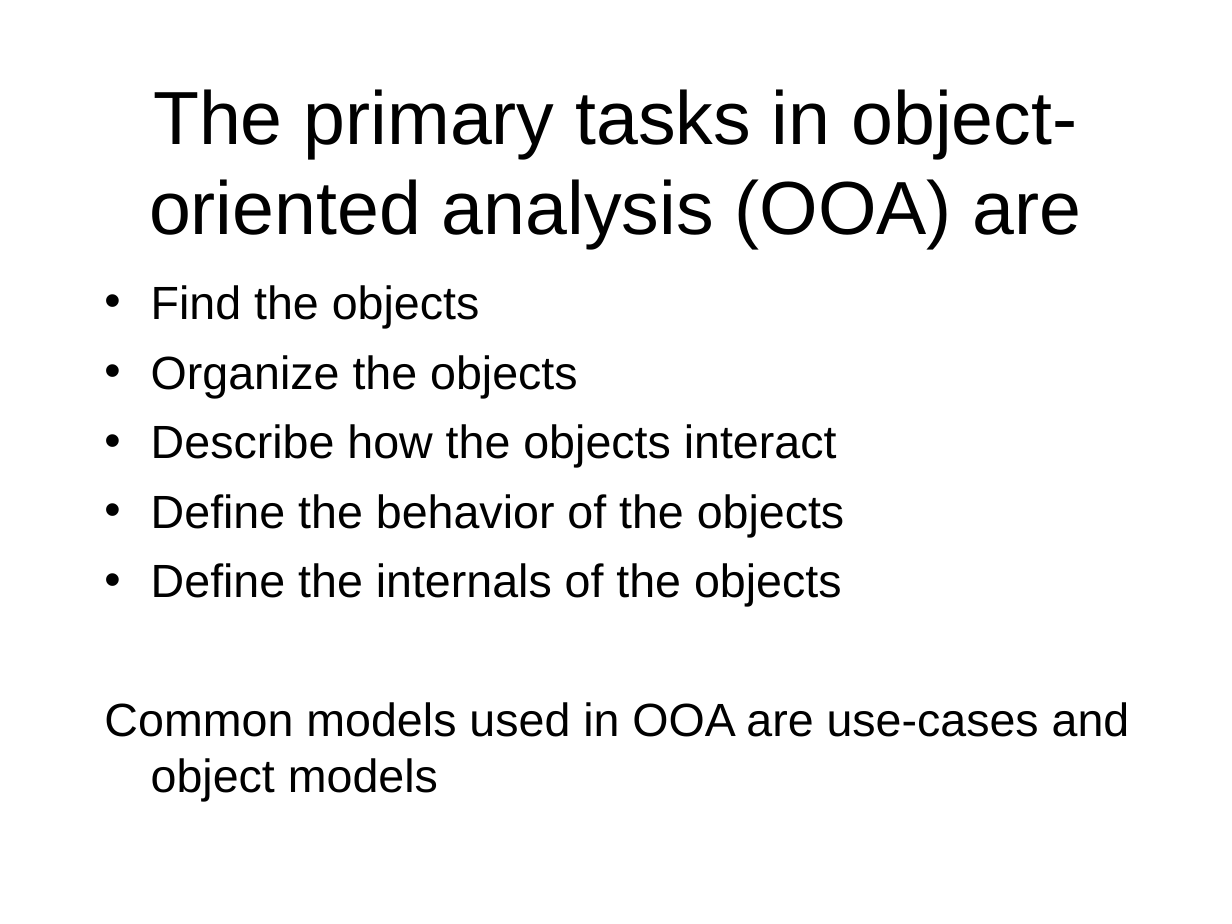
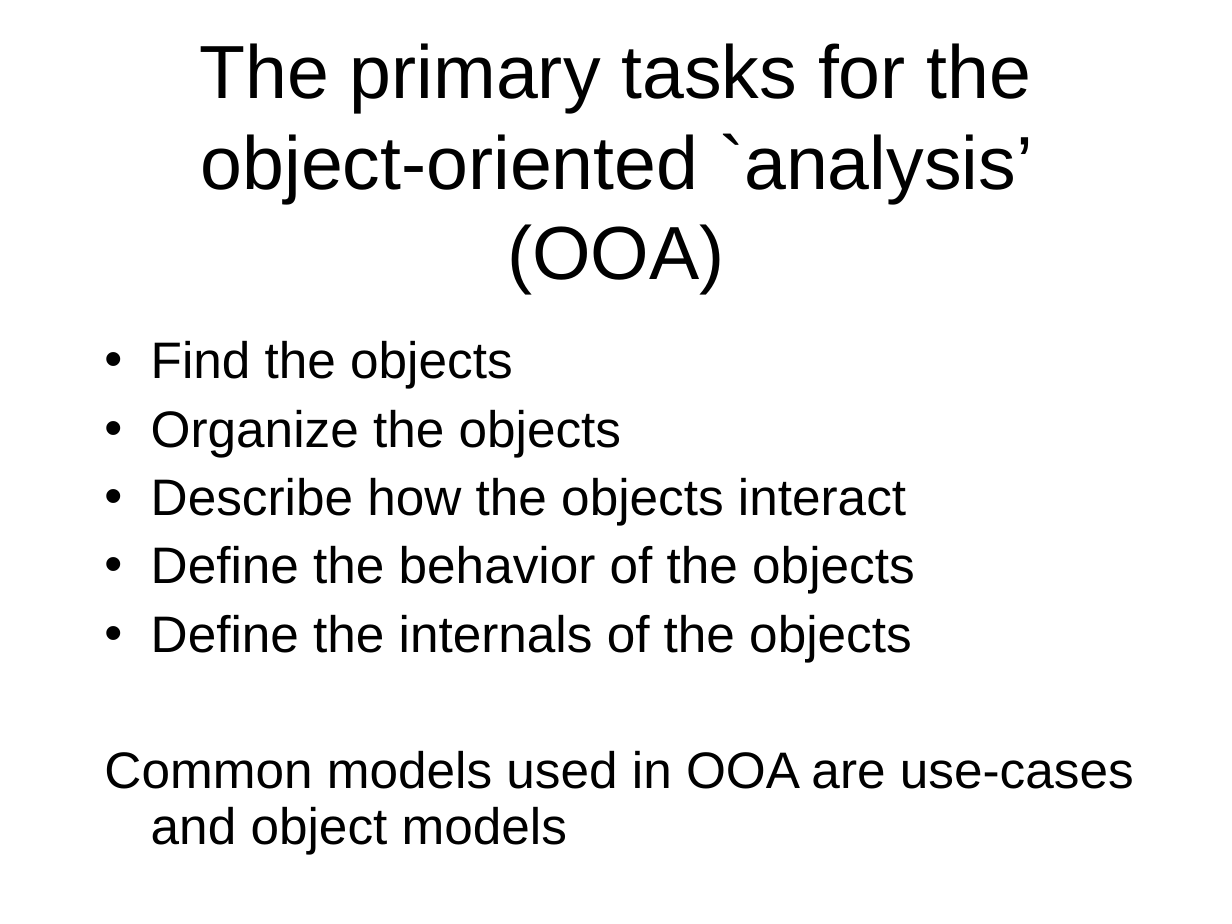
Before and after one commit to octaviordz/zjnu2017.github.io, a slide deck: slide 13 of OOAD/lectures/010--Introduction.ppt (slide 20 before the commit). Drawn at 1232x924 pixels with LibreOffice and Linux fonts; fonts in the diff are those of the drawing. Boxes give left, top, right and bottom in pixels: in the first picture for what was removed or moved away, otherwise in the second. Text is boxed around its words. In the diff, an @@ line names an element or a change of style, - is before the commit and + after.

```diff
--- a/OOAD/lectures/010--Introduction.ppt
+++ b/OOAD/lectures/010--Introduction.ppt
@@ title at (x1=199, y1=43, x2=1033, y2=293): text changed @@
-The primary tasks in object-oriented analysis (OOA) are
+The primary tasks for the object-oriented `analysis’ (OOA)
@@ text "Find the objects" moved from (x1=104, y1=285, x2=1130, y2=802) to (x1=104, y1=340, x2=1134, y2=854) @@
@@ text "Find the objects" at (x1=104, y1=340, x2=1134, y2=854): size 27.2 to 30 pt; line spacing 1 to 0.9 @@
```
Also in this commit, not shown: 4 other slides changed, 1 slide added, 1 other file.
